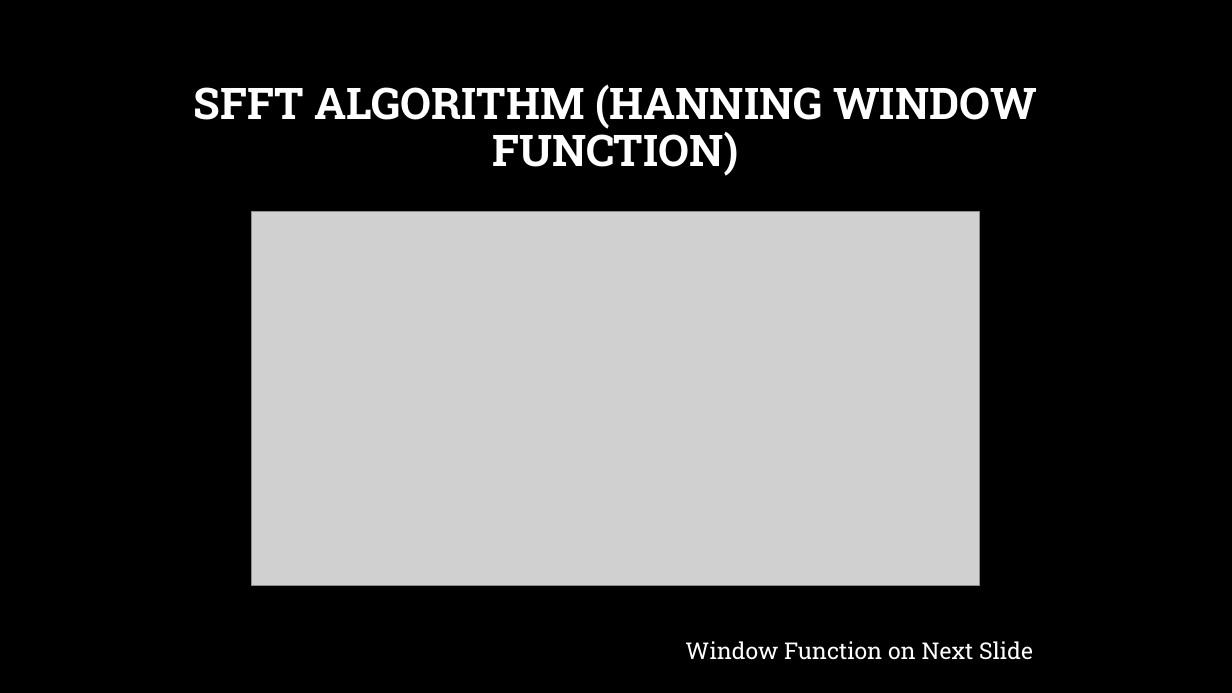
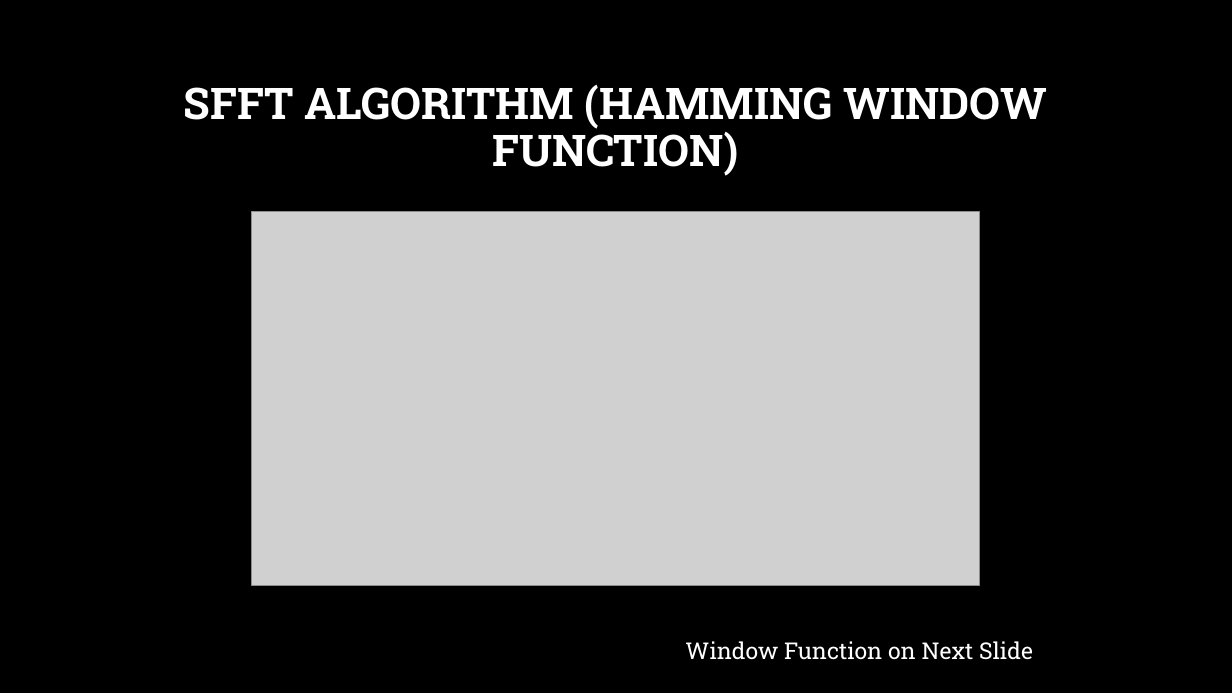
Before and after one commit to crusader2000/sfft, a slide deck: slide 11 of norway radio wave data/3_October.pptx. Drawn at 1232x693 pixels with LibreOffice and Linux fonts; fonts in the diff are those of the drawing; grey boxes stand for pictures; background and template pictures are left out. Boxes give left, top, right and bottom in pixels: in the first picture for what was removed or moved away, otherwise in the second. Text is boxed around its words. In the diff, an @@ line names an element or a change of style, - is before the commit and + after.

```diff
--- a/norway radio wave data/3_October.pptx
+++ b/norway radio wave data/3_October.pptx
@@ title at [184, 84, 1046, 176]: text changed @@
-SFFT ALGORITHM (HANNING WINDOW FUNCTION)
+SFFT ALGORITHM (HAMMING WINDOW FUNCTION)
```
Also in this commit, not shown: 2 slides removed, 6 other files.
